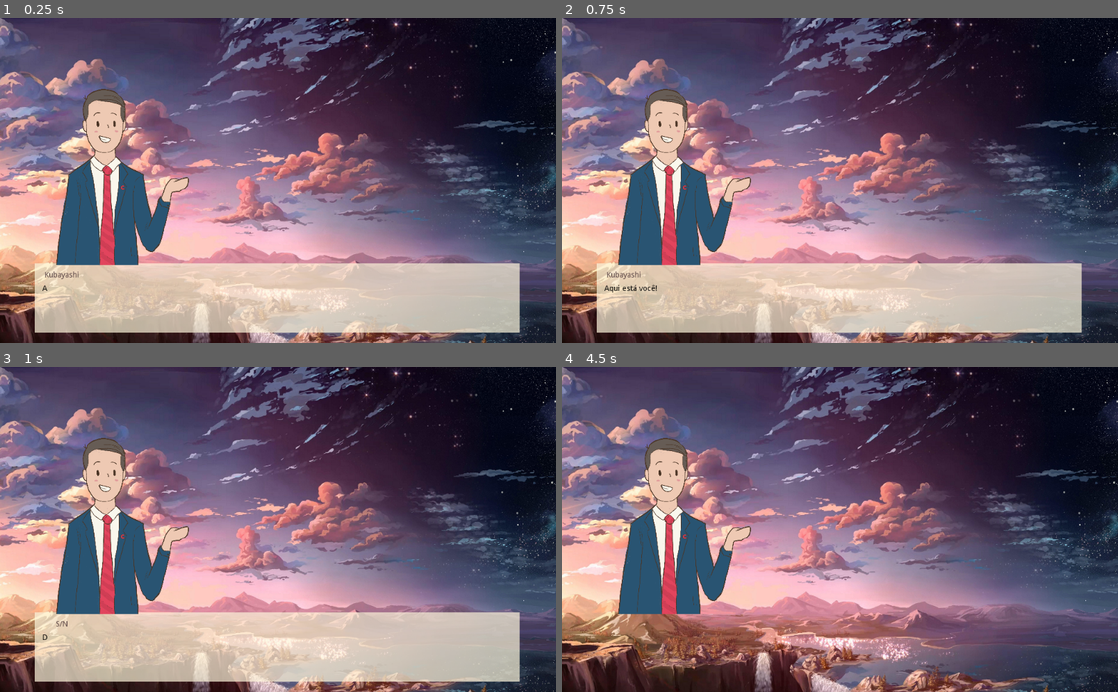
Above: before the commit, frames 1-4 (two rows, left to right).
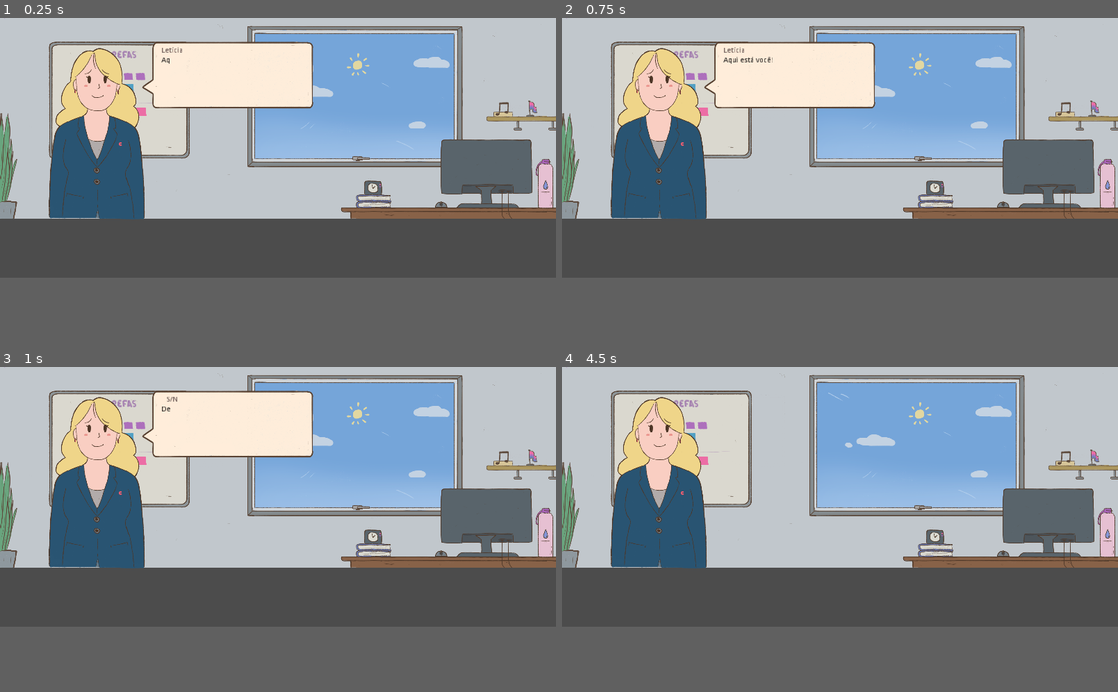
Above: after the commit, the same moments.

Repository: 2023M1T9-Inteli/grupo3
Game: Godot game, scene res://Node2D.tscn
Same seed, same stepped clock (60 frames per second), same inputs: the game is played once before the commit and once after it.
Inputs:
- Up to frame 1 (0.25 s): no input
- Up to frame 2 (0.75 s): tap Enter (ui_accept) at 0.5 s
- Up to frame 3 (1 s): tap Enter (ui_accept) at 0.77 s
- Up to frame 4 (4.5 s): tap Enter (ui_accept) at 1.52, 2, 3.02, 3.5, 3.77, 4.25 s
The window is 800x468 before the commit and 800x374 after it. Grey fills any space a smaller window leaves; there, only what the larger window draws over its background counts as a difference.

The runs differ from the first frame. In frame 1, 88% of the frame differs, in the area x 0-100%, y 0-100%; in frame 2, 88%; in frame 3, 88%; in frame 4, 94%.
Error before the commit: Invalid set index 'visible' (on base: 'null instance') with value of type 'bool'. (res://Control.gd:27)

Commit message:
Atividade semana 5

Diff:
--- a/src/Testes/Teste visual novel/Control.gd
+++ b/src/Testes/Teste visual novel/Control.gd
@@ -12,7 +12,7 @@
 func _ready():
 	load_dialogo()
 
-func _physics_process(delta):
+func _process(delta):
 	if active:
 
 		if Input.is_action_just_pressed("ui_accept"):
--- a/src/Testes/Teste visual novel/Dialogo.gd
+++ b/src/Testes/Teste visual novel/Dialogo.gd
@@ -2,7 +2,7 @@
 
 var dialogo_1 = [
 	{
-		"Name": "Kubayashi",
+		"Name": "Letícia",
 		"Expression": "Happy",
 		"Position": "1",
 		"Choices": ["", ""],
@@ -16,7 +16,7 @@
 		"Text": "Desculpe o atraso!",
 	},
 	{
-		"Name": "Kubayashi",
+		"Name": "Letícia",
 		"Expression": "Happy",
 		"Position": "1",
 		"Choices": ["", ""],
--- a/src/Testes/Teste visual novel/Node2D.tscn
+++ b/src/Testes/Teste visual novel/Node2D.tscn
@@ -1,19 +1,20 @@
-[gd_scene load_steps=5 format=2]
+[gd_scene load_steps=6 format=2]
 
-[ext_resource path="res://pngee.png" type="Texture" id=1]
-[ext_resource path="res://6114988.jpg" type="Texture" id=2]
+[ext_resource path="res://leticia_npc_definitivo.png" type="Texture" id=1]
+[ext_resource path="res://cenário_letícia.png" type="Texture" id=2]
 [ext_resource path="res://Control.gd" type="Script" id=3]
 [ext_resource path="res://Dialogo.gd" type="Script" id=4]
+[ext_resource path="res://caixa_texto_g_720.png" type="Texture" id=5]
 
 [node name="Node2D" type="Node2D"]
 
-[node name="6114988" type="Sprite" parent="."]
-position = Vector2( 504, 310 )
-scale = Vector2( 0.205664, 0.221181 )
+[node name="CenárioLetícia" type="Sprite" parent="."]
+position = Vector2( 1250.39, 451.5 )
+scale = Vector2( 1.00333, 1.00333 )
 texture = ExtResource( 2 )
 
 [node name="1" type="Position2D" parent="."]
-position = Vector2( 116, 493 )
+position = Vector2( 431, 505 )
 
 [node name="Dialogo" type="Node" parent="."]
 script = ExtResource( 4 )
@@ -23,35 +24,36 @@
 margin_bottom = 40.0
 script = ExtResource( 3 )
 
-[node name="TextBox" type="ColorRect" parent="Control"]
-margin_left = 64.0
-margin_top = 453.0
-margin_right = 957.0
-margin_bottom = 581.0
-color = Color( 1, 0.968627, 0.866667, 0.694118 )
+[node name="TextBox" type="Sprite" parent="Control"]
+position = Vector2( 1020, 257 )
+scale = Vector2( 1.13754, 1.13754 )
+texture = ExtResource( 5 )
 
 [node name="Label" type="Label" parent="Control/TextBox"]
-margin_left = 14.0
-margin_top = 5.0
-margin_right = 87.0
-margin_bottom = 40.0
+margin_left = -259.723
+margin_top = -114.941
+margin_right = -215.723
+margin_bottom = -95.941
+rect_scale = Vector2( 2, 2 )
 custom_colors/font_color = Color( 0.34902, 0.266667, 0.266667, 1 )
 text = "Name"
 align = 1
 valign = 1
 
 [node name="Tween" type="Tween" parent="Control/TextBox"]
+playback_speed = 1.5
+playback/speed = 1.5
 
 [node name="RichTextLabel" type="RichTextLabel" parent="Control/TextBox"]
-margin_left = 14.0
-margin_top = 40.0
-margin_right = 877.0
-margin_bottom = 115.0
+margin_left = -260.211
+margin_top = -72.0854
+margin_right = 24.7894
+margin_bottom = 15.9146
+rect_scale = Vector2( 2, 2 )
 custom_colors/default_color = Color( 0, 0, 0, 1 )
 
-[node name="Pngee" type="Sprite" parent="."]
-position = Vector2( 233, 286 )
-scale = Vector2( 0.178441, 0.189028 )
+[node name="Pngegg" type="Sprite" parent="Control"]
+position = Vector2( 431, 505 )
 texture = ExtResource( 1 )
 
 [connection signal="tween_completed" from="Control/TextBox/Tween" to="Control" method="_on_Tween_tween_completed"]
--- a/src/Testes/Teste visual novel/project.godot
+++ b/src/Testes/Teste visual novel/project.godot
@@ -14,6 +14,13 @@
 run/main_scene="res://Node2D.tscn"
 config/icon="res://icon.png"
 
+[display]
+
+window/size/width=2500
+window/size/height=1170
+window/stretch/mode="2d"
+window/stretch/aspect="keep"
+
 [gui]
 
 common/drop_mouse_on_gui_input_disabled=true
Binary file added: src/Testes/Teste visual novel/caixa_texto_g_720.png
Not shown, added: src/Testes/Teste visual novel/caixa_texto_g_720.png.import
Binary file added: src/Testes/Teste visual novel/cenário_letícia.png
Not shown, added: src/Testes/Teste visual novel/cenário_letícia.png.import
Binary file added: src/Testes/Teste visual novel/leticia_npc_definitivo.png
Not shown, added: src/Testes/Teste visual novel/leticia_npc_definitivo.png.import
Not shown, removed: documentos/Trazer para ca o modelo de GDD fornecido pelo orientador.txt
